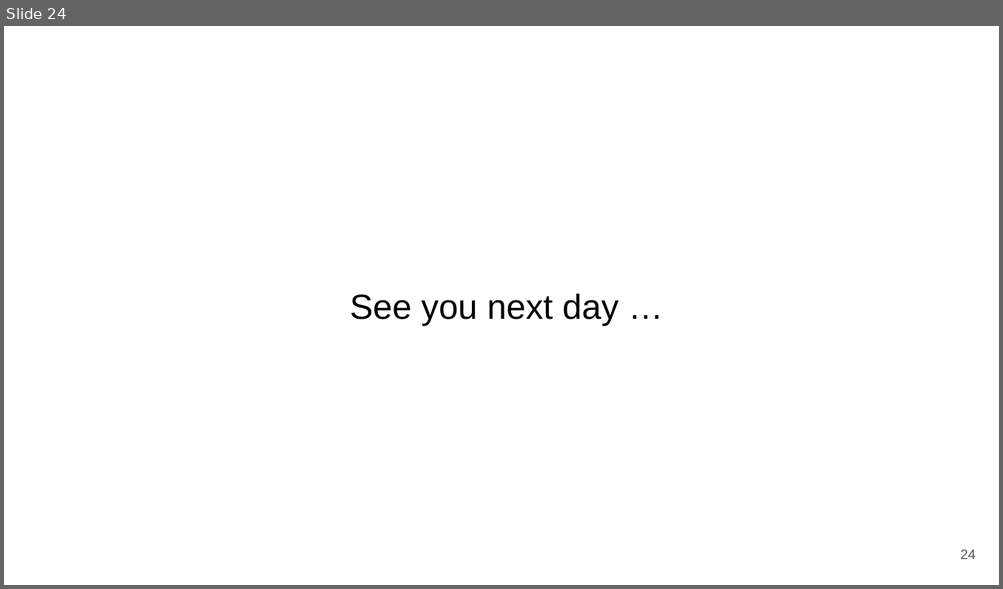
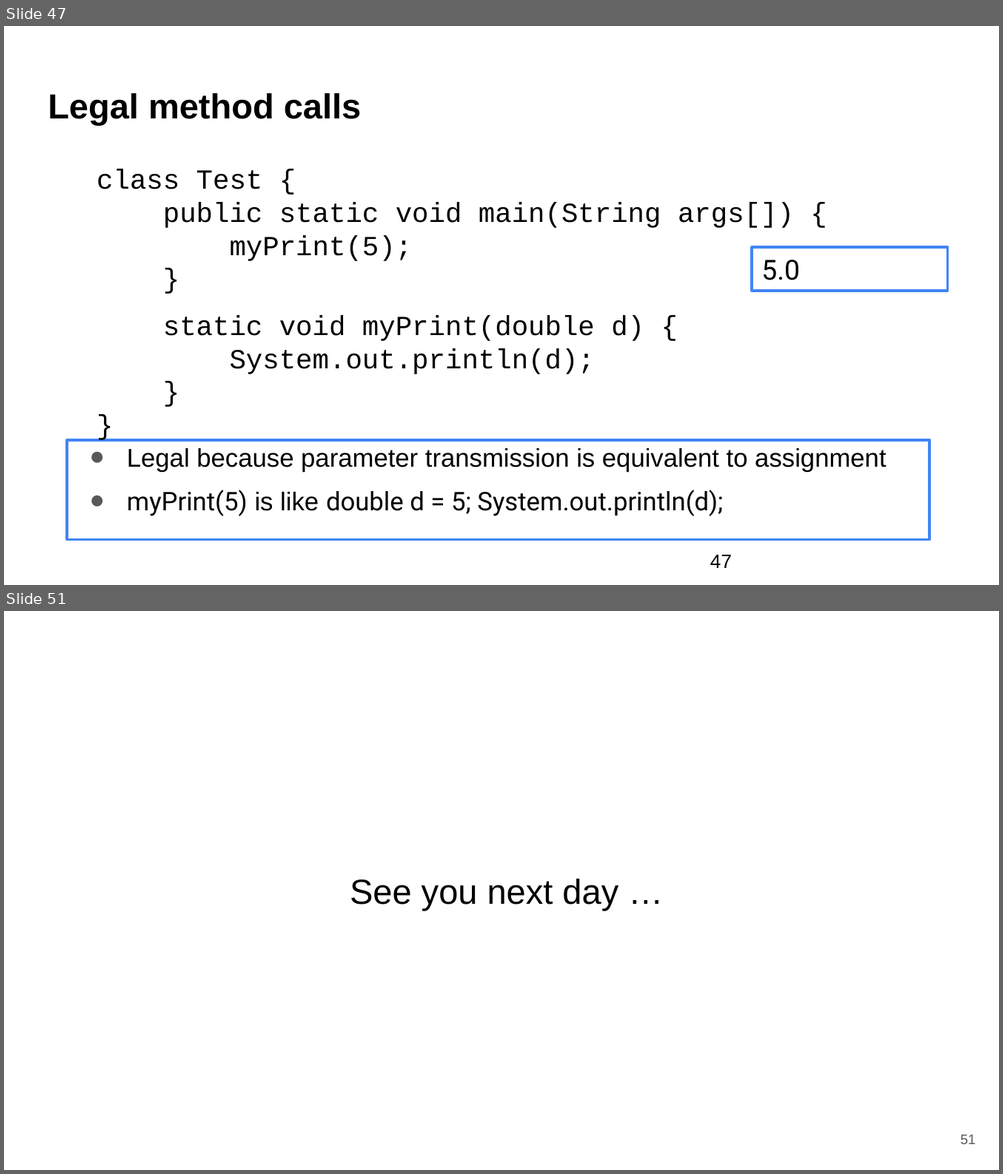
Before and after one commit to saeedsiddik/OOP_2025, a slide deck: Object Oriented Thoughts.pptx. Shown one above the other, each under a label of ours: slide 24 before the commit, slides 47 and 51 after it; the slides between them are not shown. The pictures are 1003x589 and 1003x1174 pixels, drawn with LibreOffice and Linux fonts; fonts in the diff are those of the drawing. Boxes give left, top, right and bottom in pixels: in the first picture for what was removed or moved away, otherwise in the second. Text is boxed around its words. In the diff, an @@ line names an element or a change of style, - is before the commit and + after.

Commit message:
Added method overloading, construction chaining, and others

```diff
--- a/Object Oriented Thoughts.pptx
+++ b/Object Oriented Thoughts.pptx
@@ slide 47 added at [4,26,999,585], background #FFFFFF @@
@@ title added at [48,93,361,125], 25.2 pt, text #000000, bold @@
+Legal method calls
@@ text added at [96,169,794,375], 20 pt, text #000000 @@
+class Test {
+public static void main(String args[]) {
+myPrint(5);
+}
+static void myPrint(double d) {
+System.out.println(d);
+}
+}
@@ rectangle added at [752,248,948,292], fill #FFFFFF, outline #4285F4 2 pt, 20 pt, text #000000 @@
+5.0
@@ text added at [127,449,885,517], 18.6 pt, text #000000 @@
+● Legal because parameter transmission is equivalent to assignment
+● myPrint(5) is like double d = 5; System.out.println(d);
@@ page number added at [710,555,731,568], 14 pt, text #000000 @@
+47
@@ what was slide 24 is now slide 51 @@
@@ page number at [960,1135,976,1145]: text changed @@
-24
+51
```
Also in this commit, not shown: 4 slides changed, 29 other slides added, 3 slides removed.
